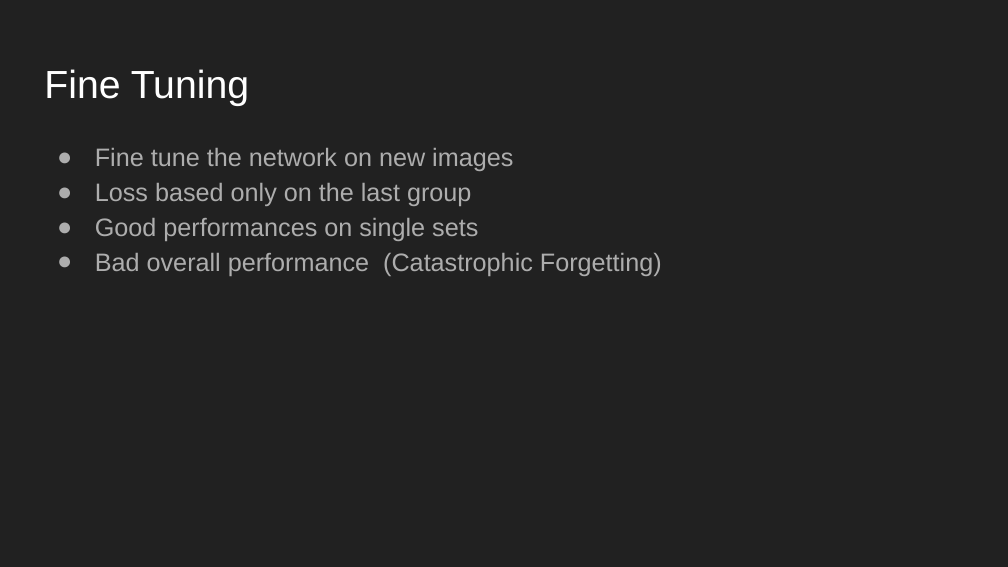
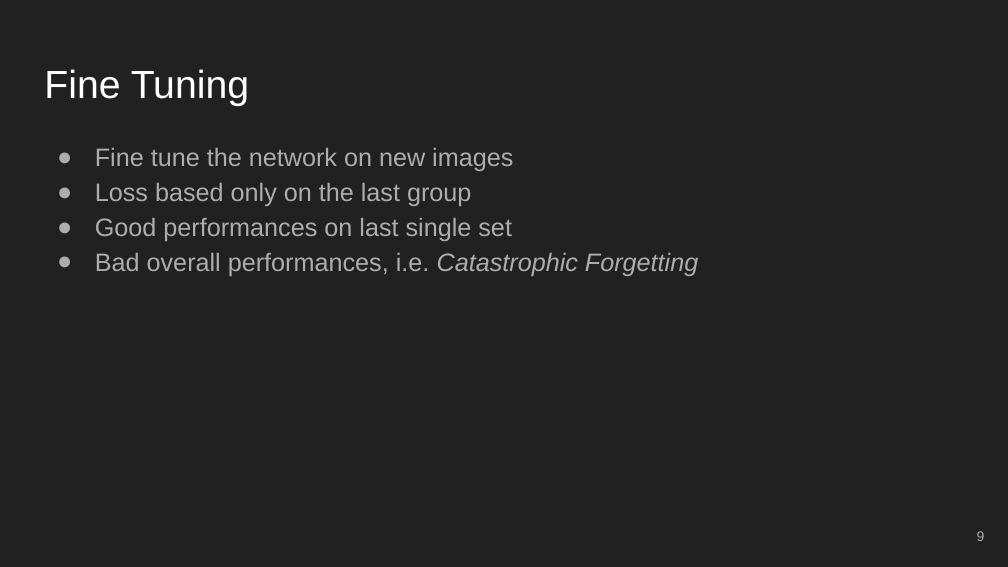
Before and after one commit to danielegenta/Progetto-MLDL, a slide deck: slide 9 of Report/Slides/MLDL_slides.pptx. Drawn at 1008x567 pixels with LibreOffice and Linux fonts; fonts in the diff are those of the drawing. Boxes give left, top, right and bottom in pixels: in the first picture for what was removed or moved away, otherwise in the second. Text is boxed around its words. In the diff, an @@ line names an element or a change of style, - is before the commit and + after.

```diff
--- a/Report/Slides/MLDL_slides.pptx
+++ b/Report/Slides/MLDL_slides.pptx
@@ text at (95,218,698,276): text changed @@
-● Good performances on single sets
-● Bad overall performance (Catastrophic Forgetting)
+● Good performances on last single set
+● Bad overall performances, i.e. Catastrophic Forgetting
@@ page number added at (977,531,985,541), 10 pt, text #ADADAD @@
+9
```
Also in this commit, not shown: 33 other slides changed, 1 slide added, 1 slide removed.
